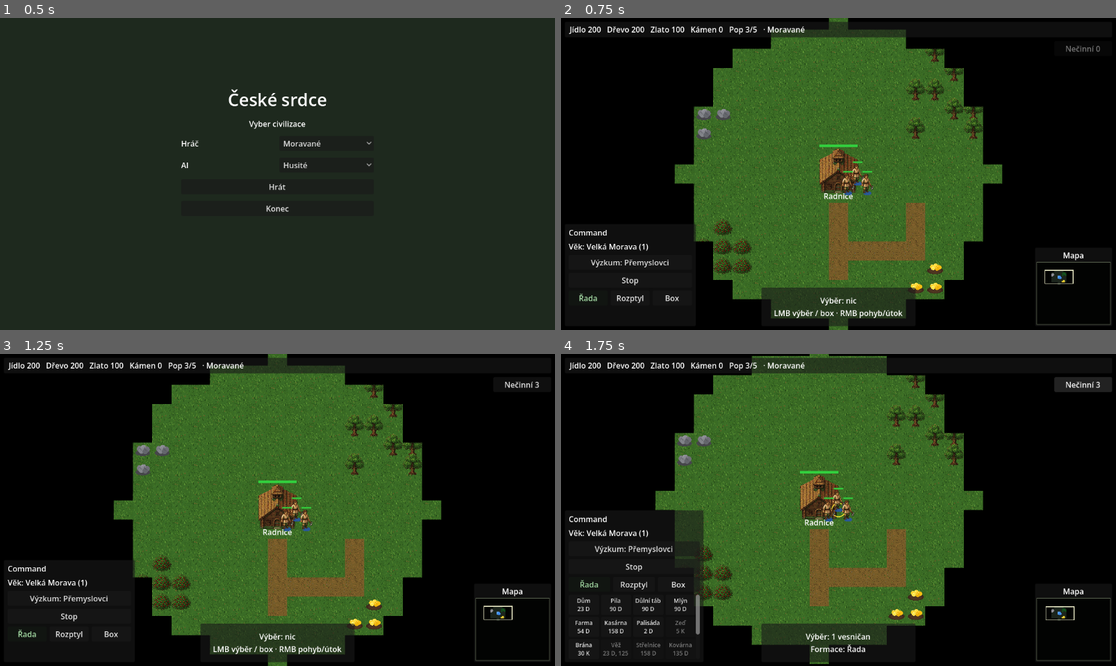
Above: before the commit, frames 1-4 (two rows, left to right).
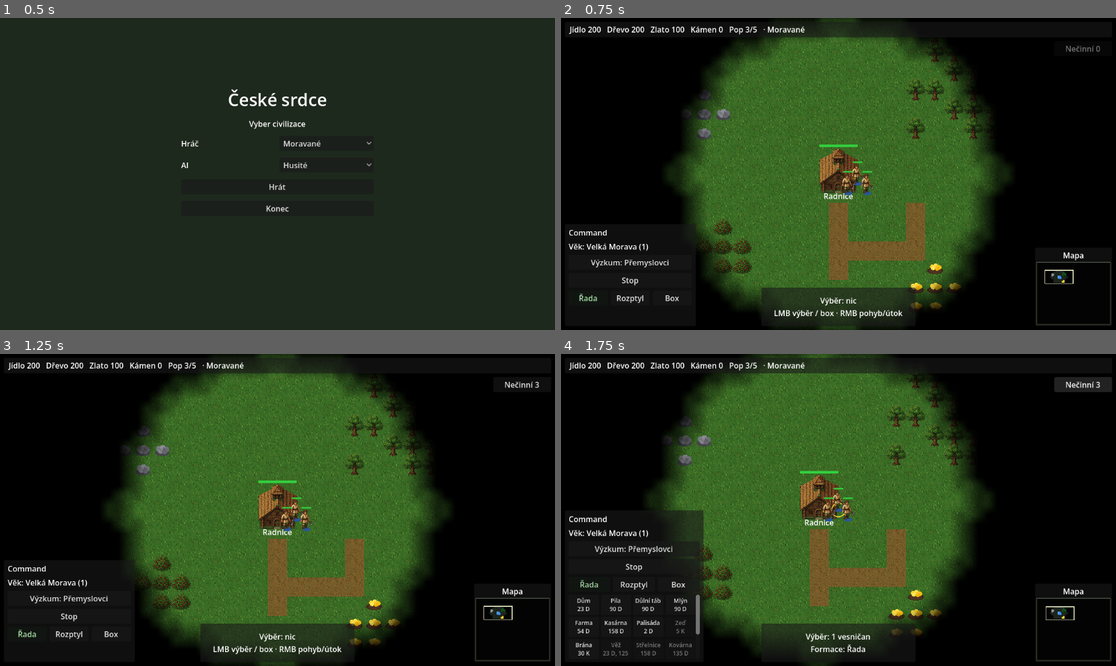
Above: after the commit, the same moments.

Repository: Kosino/ceske-srdce
Game: Godot game, scene res://scenes/ui/MainMenu.tscn
Same seed, same stepped clock (60 frames per second), same inputs: the game is played once before the commit and once after it.
Inputs:
- Up to frame 1 (0.5 s): no input
- Up to frame 2 (0.75 s): click "Hrát" at 0.5 s
- Up to frame 3 (1.25 s): no input
- Up to frame 4 (1.75 s): click "Nečinní 3" at 1.25 s

Frame 1 is identical in both runs. In frame 2, 6.9% of the frame differs, in the area x 19-92%, y 0-100%; in frame 3, 6.9%; in frame 4, 6.0%.

Commit message:
T-32: Fog polish — soft edges, click filter, last-known buildings
Soft 2× fog overlay with linear filter (no stair-step tiles). Hidden
enemy units blocked from RMB attack pick via is_world_visible.
Enemy buildings stay hidden until first sighted; last-known remains
visible in explored grey; new builds in grey stay hidden until LOS.

Co-authored-by: Kosino <Kosino@users.noreply.github.com>

Diff:
--- a/scripts/input/SelectionController.gd
+++ b/scripts/input/SelectionController.gd
@@ -312,6 +312,7 @@
 
 
 func _find_enemy_at(world_pos: Vector2) -> Node2D:
+	var fog := get_tree().get_first_node_in_group("fog_of_war") as FogOfWar
 	var best: Node2D = null
 	var best_dist := 40.0
 	for group_name in ["enemy_units", "enemy_buildings", "enemy_town_hall"]:
@@ -319,6 +320,9 @@
 			if not (node is Node2D):
 				continue
 			var n := node as Node2D
+			# Hidden under fog: units need current LOS; buildings need last-known / LOS.
+			if fog != null and fog.fog_enabled and not fog.is_enemy_targetable(n):
+				continue
 			var radius := 24.0
 			if n is DropOff:
 				radius = (n as DropOff).dropoff_radius
--- a/scripts/map/FogOfWar.gd
+++ b/scripts/map/FogOfWar.gd
@@ -1,11 +1,12 @@
 extends Node2D
 class_name FogOfWar
 ## AoE II-style fog: unexplored black, explored dark grey, in-sight clear.
-## One ImageTexture overlay (not a node per tile). AI ignores fog. F9 disables.
+## Soft-edged ImageTexture overlay (2× + blur + linear filter). AI ignores fog. F9 disables.
 
 
 const TILE := 40
 const MAP_TILES := 75
+const OVERLAY_SCALE := 2 ## 2× fog tex → soft edges with blur + linear filter.
 const UPDATE_INTERVAL := 0.2 ## ~5×/s
 const STATE_UNEXPLORED := 0
 const STATE_EXPLORED := 1
@@ -25,6 +26,8 @@
 var _accum: float = 0.0
 ## Enemy unit instance_id → last forced visibility (so we restore when fog off).
 var _enemy_vis: Dictionary = {}
+## Enemy buildings sighted at least once (last-known stays visible in explored grey).
+var _seen_buildings: Dictionary = {}
 
 
 func _ready() -> void:
@@ -35,14 +38,16 @@
 	_states.resize(MAP_TILES * MAP_TILES)
 	for i in _states.size():
 		_states[i] = STATE_UNEXPLORED
-	_image = Image.create(MAP_TILES, MAP_TILES, false, Image.FORMAT_RGBA8)
+	var side := MAP_TILES * OVERLAY_SCALE
+	_image = Image.create(side, side, false, Image.FORMAT_RGBA8)
 	_image.fill(COLOR_UNEXPLORED)
 	_texture = ImageTexture.create_from_image(_image)
 	_sprite = Sprite2D.new()
 	_sprite.centered = false
 	_sprite.texture = _texture
-	_sprite.texture_filter = CanvasItem.TEXTURE_FILTER_NEAREST
-	_sprite.scale = Vector2(TILE, TILE)
+	# Linear + 2× softens tile boundaries (no stair-step fog).
+	_sprite.texture_filter = CanvasItem.TEXTURE_FILTER_LINEAR
+	_sprite.scale = Vector2(float(TILE) / float(OVERLAY_SCALE), float(TILE) / float(OVERLAY_SCALE))
 	_sprite.position = Vector2.ZERO
 	add_child(_sprite)
 	# First paint after entities spawn (Map awaits physics then spawns).
@@ -53,7 +58,7 @@
 	if not fog_enabled:
 		if _sprite.visible:
 			_sprite.visible = false
-			_reveal_all_enemy_units()
+			_reveal_all_enemies()
 		return
 	_sprite.visible = true
 	_accum += delta
@@ -73,12 +78,21 @@
 				force_update()
 			else:
 				_sprite.visible = false
-				_reveal_all_enemy_units()
+				_reveal_all_enemies()
 			get_viewport().set_input_as_handled()
 
 
 func force_update() -> void:
 	_rebuild()
+
+
+func uses_soft_edges() -> bool:
+	return (
+		_sprite != null
+		and _sprite.texture_filter == CanvasItem.TEXTURE_FILTER_LINEAR
+		and _image != null
+		and _image.get_width() >= MAP_TILES * OVERLAY_SCALE
+	)
 
 
 func tile_state(tx: int, ty: int) -> int:
@@ -103,6 +117,33 @@
 		return true
 	var t := world_to_tile(world)
 	return tile_state(t.x, t.y) != STATE_UNEXPLORED
+
+
+## True when an enemy unit/building may be clicked / attacked / shown on minimap.
+func is_enemy_targetable(node: Node) -> bool:
+	if not fog_enabled:
+		return true
+	if node == null or not is_instance_valid(node) or not (node is Node2D):
+		return false
+	var n := node as Node2D
+	if node is Unit:
+		return is_world_visible(n.global_position)
+	# Buildings / TCs: in sight now, or last-known after first sighting in explored fog.
+	return is_enemy_building_revealed(n)
+
+
+func is_enemy_building_revealed(node: Node2D) -> bool:
+	if not fog_enabled:
+		return true
+	if node == null or not is_instance_valid(node):
+		return false
+	var id := node.get_instance_id()
+	if is_world_visible(node.global_position):
+		return true
+	# Last-known: once sighted, stay visible while the tile remains explored.
+	if bool(_seen_buildings.get(id, false)) and is_world_explored(node.global_position):
+		return true
+	return false
 
 
 func sight_radius_px(node: Node) -> float:
@@ -152,10 +193,11 @@
 
 	_upload_texture()
 	_apply_enemy_unit_visibility(tree)
+	_apply_enemy_building_visibility(tree)
 
 
 func _paint_sight(node: Node) -> void:
-	if not (node is Node2D) or not is_instance_valid(node):
+	if not is_instance_valid(node) or not (node is Node2D):
 		return
 	if node is Building and not (node as Building).is_complete:
 		return
@@ -179,6 +221,7 @@
 
 
 func _upload_texture() -> void:
+	# Paint logical tiles into 2× overlay; LINEAR filter blends boundaries (no stair-steps).
 	for y in MAP_TILES:
 		for x in MAP_TILES:
 			var st := int(_states[y * MAP_TILES + x])
@@ -190,13 +233,45 @@
 					c = COLOR_EXPLORED
 				_:
 					c = COLOR_UNEXPLORED
-			_image.set_pixel(x, y, c)
+			# Soft edge: average with orthogonal neighbours into the half-texels.
+			var ox := x * OVERLAY_SCALE
+			var oy := y * OVERLAY_SCALE
+			_image.set_pixel(ox, oy, _edge_color(x, y, c, -1, -1))
+			_image.set_pixel(ox + 1, oy, _edge_color(x, y, c, 1, -1))
+			_image.set_pixel(ox, oy + 1, _edge_color(x, y, c, -1, 1))
+			_image.set_pixel(ox + 1, oy + 1, _edge_color(x, y, c, 1, 1))
 	_texture.update(_image)
+
+
+func _edge_color(tx: int, ty: int, base: Color, dx: int, dy: int) -> Color:
+	## Blend this tile with its neighbour toward (dx,dy) so 2× texels soften borders.
+	var nx := tx + (1 if dx > 0 else -1)
+	var ny := ty + (1 if dy > 0 else -1)
+	var cx := _state_color(tx, ny) if dy != 0 else base
+	var cy := _state_color(nx, ty) if dx != 0 else base
+	# Corner sample: mix self with the two orthogonal neighbours.
+	return Color(
+		(base.r + cx.r + cy.r) / 3.0,
+		(base.g + cx.g + cy.g) / 3.0,
+		(base.b + cx.b + cy.b) / 3.0,
+		(base.a + cx.a + cy.a) / 3.0
+	)
+
+
+func _state_color(tx: int, ty: int) -> Color:
+	var st := tile_state(tx, ty)
+	match st:
+		STATE_VISIBLE:
+			return COLOR_VISIBLE
+		STATE_EXPLORED:
+			return COLOR_EXPLORED
+		_:
+			return COLOR_UNEXPLORED
 
 
 func _apply_enemy_unit_visibility(tree: SceneTree) -> void:
 	for n in tree.get_nodes_in_group("enemy_units"):
-		if not (n is CanvasItem) or not is_instance_valid(n):
+		if not is_instance_valid(n) or not (n is CanvasItem):
 			continue
 		var unit := n as Node2D
 		var show := is_world_visible(unit.global_position)
@@ -204,11 +279,39 @@
 		(unit as CanvasItem).visible = show
 
 
-func _reveal_all_enemy_units() -> void:
+func _apply_enemy_building_visibility(tree: SceneTree) -> void:
+	var seen_ids: Dictionary = {}
+	for group_name in ["enemy_buildings", "enemy_town_hall"]:
+		for n in tree.get_nodes_in_group(group_name):
+			if not is_instance_valid(n) or not (n is CanvasItem):
+				continue
+			var b := n as Node2D
+			var id := b.get_instance_id()
+			if seen_ids.has(id):
+				continue
+			seen_ids[id] = true
+			if n is Building and not (n as Building).is_complete:
+				(n as CanvasItem).visible = false
+				continue
+			# First sighting marks last-known; newly built in grey stays hidden until sighted.
+			if is_world_visible(b.global_position):
+				_seen_buildings[id] = true
+				(n as CanvasItem).visible = true
+			elif bool(_seen_buildings.get(id, false)) and is_world_explored(b.global_position):
+				(n as CanvasItem).visible = true
+			else:
+				(n as CanvasItem).visible = false
+
+
+func _reveal_all_enemies() -> void:
 	var tree := get_tree()
 	if tree == null:
 		return
 	for n in tree.get_nodes_in_group("enemy_units"):
-		if n is CanvasItem and is_instance_valid(n):
+		if is_instance_valid(n) and n is CanvasItem:
 			(n as CanvasItem).visible = true
+	for group_name in ["enemy_buildings", "enemy_town_hall"]:
+		for n in tree.get_nodes_in_group(group_name):
+			if is_instance_valid(n) and n is CanvasItem:
+				(n as CanvasItem).visible = true
 	_enemy_vis.clear()
--- a/scripts/map/Map.gd
+++ b/scripts/map/Map.gd
@@ -76,6 +76,7 @@
 		await _run_walk_cycle_smoke()
 		await _run_team_readability_smoke()
 		await _run_fog_of_war_smoke()
+		await _run_fog_polish_smoke()
 		await _run_aoe_controls_smoke()
 		await _run_balance_harness_smoke()
 		print("[TEST] all headless smokes finished")
@@ -125,6 +126,8 @@
 		await prepare_team_read_screenshot()
 	elif not Engine.is_editor_hint() and OS.get_cmdline_user_args().has("--fog-shot"):
 		await prepare_fog_screenshot()
+	elif not Engine.is_editor_hint() and OS.get_cmdline_user_args().has("--fog-polish-shot"):
+		await prepare_fog_polish_screenshot()
 	elif not Engine.is_editor_hint() and OS.get_cmdline_user_args().has("--formation-shot"):
 		await prepare_formation_screenshot()
 	elif not Engine.is_editor_hint() and OS.get_cmdline_user_args().has("--ai-shot"):
@@ -1561,6 +1564,54 @@
 	_save_shot("t29_fog.png", 0)
 
 
+## T-32: soft fog edge + last-known enemy building in explored grey.
+func prepare_fog_polish_screenshot() -> void:
+	DisplayServer.window_set_size(Vector2i(1280, 720))
+	var debug := get_node_or_null("DebugPanel")
+	if debug:
+		debug.visible = false
+	var fog := _ensure_fog_of_war()
+	fog.fog_enabled = true
+	for n in get_tree().get_nodes_in_group("enemy_units"):
+		if n is Unit and is_instance_valid(n):
+			(n as Unit).position = Vector2(40, 40)
+	# Scout reveals east of TC LOS, then pulls back so hut stays last-known in grey.
+	var scout: Villager = null
+	for n in get_tree().get_nodes_in_group("player_units"):
+		if n is Villager:
+			scout = n as Villager
+			break
+	var known_pos := PLAYER_TC_POS + Vector2(420, 40)
+	if scout:
+		scout.position = known_pos
+	await get_tree().physics_frame
+	fog.force_update()
+	var known_hut: Building = preload("res://scenes/buildings/House.tscn").instantiate() as Building
+	known_hut.team = 1
+	known_hut.is_complete = true
+	known_hut.position = known_pos
+	units.add_child(known_hut)
+	await get_tree().physics_frame
+	fog.force_update()
+	# Leave LOS so hut stays as last-known in grey; hidden AI stays out of sight.
+	if scout:
+		scout.position = PLAYER_TC_POS + Vector2(40, 40)
+	var hidden_ai: Soldier = SOLDIER_SCENE.instantiate() as Soldier
+	hidden_ai.team = 1
+	hidden_ai.contribute_population = false
+	hidden_ai.position = PLAYER_TC_POS + Vector2(620, 80)
+	units.add_child(hidden_ai)
+	await get_tree().physics_frame
+	await get_tree().physics_frame
+	fog.force_update()
+	var cam := get_node_or_null("Camera2D") as RTSCamera
+	if cam:
+		cam.set_zoom_clamped(0.85)
+		cam.center_at(PLAYER_TC_POS + Vector2(220, 40))
+	await get_tree().create_timer(0.4).timeout
+	_save_shot("t32_fog_polish.png", 0)
+
+
 ## Headless/manual regression: own buildings must not take friendly damage.
 func _run_friendly_target_smoke() -> void:
 	await get_tree().physics_frame
@@ -1954,6 +2005,7 @@
 	var soldier: Soldier = SOLDIER_SCENE.instantiate() as Soldier
 	soldier.team = 0
 	soldier.contribute_population = false
+	soldier.position = PLAYER_TC_POS + Vector2(50, 50)
 	units.add_child(soldier)
 	await get_tree().physics_frame
 	var expect_hp := 45.0 * 1.10
@@ -2400,6 +2452,7 @@
 	var dru: Druzinik = preload("res://scenes/units/Druzinik.tscn").instantiate() as Druzinik
 	dru.team = 0
 	dru.contribute_population = false
+	dru.position = PLAYER_TC_POS + Vector2(60, 100)
 	units.add_child(dru)
 	await get_tree().physics_frame
 	var prem_ok := dru.attack_damage >= 11.0 * 1.10 - 0.05
@@ -4542,6 +4595,122 @@
 	await get_tree().physics_frame
 
 
+## T-32: soft edges; hidden enemy not click-targetable; unseen / grey-new buildings hidden.
+func _run_fog_polish_smoke() -> void:
+	await get_tree().physics_frame
+	var fog := _ensure_fog_of_war()
+	fog.fog_enabled = true
+	for n in get_tree().get_nodes_in_group("player_units"):
+		if n is Unit and is_instance_valid(n):
+			(n as Unit).position = PLAYER_TC_POS + Vector2(30, 30)
+	fog.force_update()
+	await get_tree().physics_frame
+
+	var soft_ok := fog.uses_soft_edges()
+
+	var sc := get_tree().get_first_node_in_group("selection_controller") as SelectionController
+	var hidden_ai: Soldier = SOLDIER_SCENE.instantiate() as Soldier
+	hidden_ai.team = 1
+	hidden_ai.contribute_population = false
+	hidden_ai.position = PLAYER_TC_POS + Vector2(700, 0)
+	units.add_child(hidden_ai)
+	await get_tree().physics_frame
+	fog.force_update()
+	var enemy_click_blocked := (
+		not hidden_ai.visible
+		and not fog.is_world_visible(hidden_ai.global_position)
+		and sc != null
+		and sc._find_enemy_at(hidden_ai.global_position) == null
+	)
+
+	# Unexplored far corner: building stays hidden.
+	var unseen_hut: Building = preload("res://scenes/buildings/House.tscn").instantiate() as Building
+	unseen_hut.team = 1
+	unseen_hut.is_complete = true
+	unseen_hut.position = Vector2(80, 80)
+	units.add_child(unseen_hut)
+	await get_tree().physics_frame
+	fog.force_update()
+	var unexplored_hidden := (
+		not unseen_hut.visible
+		and not fog.is_enemy_building_revealed(unseen_hut)
+		and (sc == null or sc._find_enemy_at(unseen_hut.global_position) == null)
+	)
+
+	# Explore a south tile, leave grey, then spawn a NEW hut there — must stay hidden until sighted.
+	var scout: Villager = VILLAGER_SCENE.instantiate() as Villager
+	scout.team = 0
+	scout.contribute_population = false
+	var explore_pos := Vector2(200, 2600)
+	scout.position = explore_pos
+	units.add_child(scout)
+	await get_tree().physics_frame
+	fog.force_update()
+	scout.position = PLAYER_TC_POS + Vector2(40, 40)
+	await get_tree().physics_frame
+	fog.force_update()
+	var explore_tile := fog.world_to_tile(explore_pos)
+	var grey_ok := fog.tile_state(explore_tile.x, explore_tile.y) == FogOfWar.STATE_EXPLORED
+	var grey_hut: Building = preload("res://scenes/buildings/House.tscn").instantiate() as Building
+	grey_hut.team = 1
+	grey_hut.is_complete = true
+	grey_hut.position = explore_pos
+	units.add_child(grey_hut)
+	await get_tree().physics_frame
+	fog.force_update()
+	var grey_new_hidden := (
+		grey_ok
+		and not grey_hut.visible
+		and not fog.is_enemy_building_revealed(grey_hut)
+	)
+
+	# Sight a hut outside TC LOS (8 tiles), then leave — last-known stays in explored grey.
+	var known_pos := PLAYER_TC_POS + Vector2(420, 80)
+	scout.position = known_pos
+	await get_tree().physics_frame
+	fog.force_update()
+	var known_hut: Building = preload("res://scenes/buildings/House.tscn").instantiate() as Building
+	known_hut.team = 1
+	known_hut.is_complete = true
+	known_hut.position = known_pos
+	units.add_child(known_hut)
+	await get_tree().physics_frame
+	fog.force_update()
+	var seen_in_sight := (
+		fog.is_world_visible(known_pos)
+		and fog.is_enemy_building_revealed(known_hut)
+		and known_hut.visible
+	)
+	scout.position = PLAYER_TC_POS + Vector2(40, 40)
+	await get_tree().physics_frame
+	fog.force_update()
+	var known_tile := fog.world_to_tile(known_pos)
+	var last_known_ok := (
+		seen_in_sight
+		and fog.tile_state(known_tile.x, known_tile.y) == FogOfWar.STATE_EXPLORED
+		and known_hut.visible
+		and fog.is_enemy_building_revealed(known_hut)
+		and sc != null
+		and sc._find_enemy_at(known_hut.global_position) == known_hut
+	)
+
+	var building_unseen_hidden := unexplored_hidden and grey_new_hidden and last_known_ok
+	var polish_ok := soft_ok and enemy_click_blocked and building_unseen_hidden
+	print(
+		"[TEST] fog polish soft=%s click_blocked=%s unseen=%s grey_new=%s last_known=%s"
+		% [soft_ok, enemy_click_blocked, unexplored_hidden, grey_new_hidden, last_known_ok]
+	)
+	if polish_ok:
+		print("[TEST] PASS fog polish (enemy_click_blocked, building_unseen_hidden)")
+	else:
+		print("[TEST] FAIL fog polish (enemy_click_blocked, building_unseen_hidden)")
+	for n in [hidden_ai, unseen_hut, scout, grey_hut, known_hut]:
+		if n != null and is_instance_valid(n):
+			n.queue_free()
+	fog.force_update()
+	await get_tree().physics_frame
+
+
 ## Harness smoke: civ pairs + report writer (no full suite).
 func _run_balance_harness_smoke() -> void:
 	await get_tree().physics_frame
--- a/scripts/ui/MainMenu.gd
+++ b/scripts/ui/MainMenu.gd
@@ -47,7 +47,8 @@
 		"--camera-shot", "--mines-shot", "--blacksmith-shot", "--stable-shot", "--castle-shot",
 		"--art-shot", "--walls-shot", "--art-v2-shot", "--monk-shot", "--university-shot",
 		"--siege-shot", "--farms-shot", "--reseed-shot", "--build-bar-shot", "--controls-shot",
-		"--team-shot", "--walk-shot", "--walk-v2-shot", "--team-read-shot", "--fog-shot"
+		"--team-shot", "--walk-shot", "--walk-v2-shot", "--team-read-shot", "--fog-shot",
+		"--fog-polish-shot"
 	]:
 		if args.has(flag):
 			get_tree().change_scene_to_file(MAP_SCENE)
--- a/scripts/ui/Minimap.gd
+++ b/scripts/ui/Minimap.gd
@@ -40,7 +40,8 @@
 	_draw_dots(surf, tree, "gold_mines", GOLD_COLOR, r, 2.4, fog, false)
 	_draw_dots(surf, tree, "stone_mines", STONE_COLOR, r, 2.4, fog, false)
 	_draw_building_squares(surf, tree, "player_buildings", TeamColors.minimap_build(0), r, fog, false)
-	_draw_building_squares(surf, tree, "enemy_buildings", TeamColors.minimap_build(1), r, fog, false)
+	# Enemy buildings: last-known only (newly built in grey stay hidden until sighted).
+	_draw_building_squares(surf, tree, "enemy_buildings", TeamColors.minimap_build(1), r, fog, false, true)
 	_draw_dots(surf, tree, "player_units", TeamColors.minimap_unit(0), r, 2.5, fog, false)
 	# AI units only when currently in sight (not merely explored).
 	_draw_dots(surf, tree, "enemy_units", TeamColors.minimap_unit(1), r, 2.5, fog, true)
@@ -59,8 +60,8 @@
 func _draw_fog_overlay(surf: Control, r: Vector2, fog: FogOfWar) -> void:
 	if fog == null or not fog.fog_enabled:
 		return
-	# Coarse fog sample so minimap stays cheap (~25×25 probes).
-	const STEPS := 25
+	# Finer probe grid (~40×40) softens minimap fog cells vs stair-step tiles.
+	const STEPS := 40
 	var cell := Vector2(r.x / float(STEPS), r.y / float(STEPS))
 	for gy in STEPS:
 		for gx in STEPS:
@@ -107,13 +108,17 @@
 	color: Color,
 	r: Vector2,
 	fog: FogOfWar = null,
-	require_visible: bool = false
+	require_visible: bool = false,
+	enemy_last_known: bool = false
 ) -> void:
 	for n in tree.get_nodes_in_group(group):
 		if not (n is Node2D):
 			continue
 		var world := (n as Node2D).global_position
-		if _fog_hides(fog, world, require_visible):
+		if enemy_last_known:
+			if fog != null and fog.fog_enabled and not fog.is_enemy_building_revealed(n as Node2D):
+				continue
+		elif _fog_hides(fog, world, require_visible):
 			continue
 		var uv := _world_to_uv(world)
 		var c := Vector2(uv.x * r.x, uv.y * r.y)
Binary file added: docs/screenshots/t32_fog_polish.png
